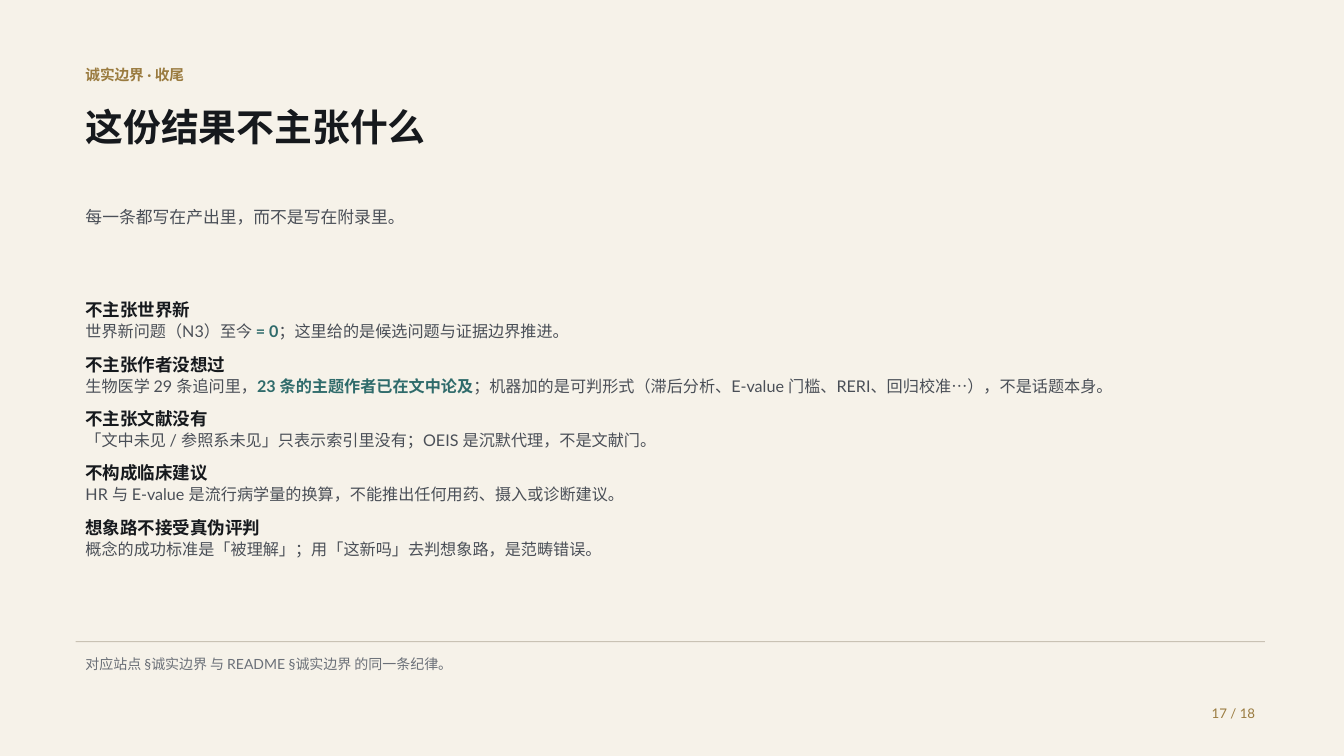
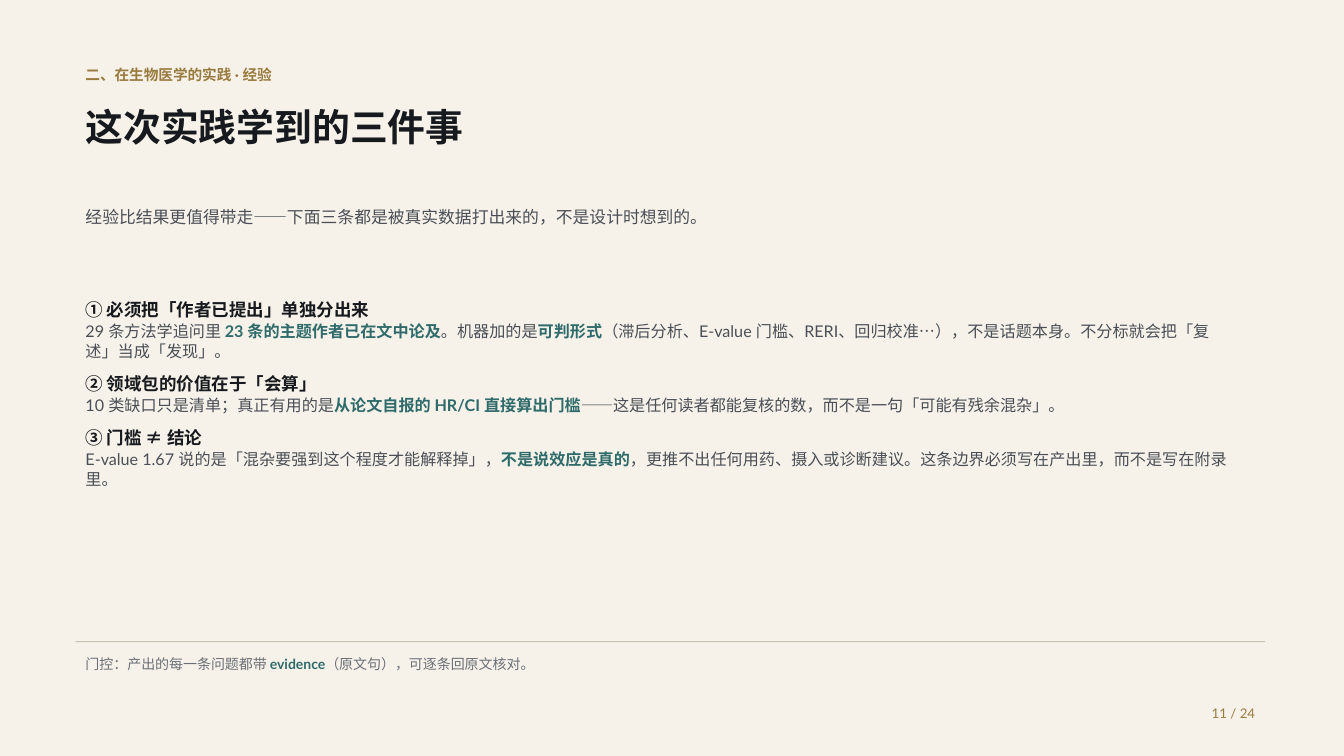
Before and after one commit to shikunpneg/ask-dao, a slide deck: slide 11 of docs/ppt/ask-dao-biomed-deck.pptx (slide 17 before the commit). Drawn at 1344x756 pixels with LibreOffice and Linux fonts; fonts in the diff are those of the drawing. Boxes give left, top, right and bottom in pixels: in the first picture for what was removed or moved away, otherwise in the second. Text is boxed around its words. In the diff, an @@ line names an element or a change of style, - is before the commit and + after.

Commit message:
PPT 按真实口径重做：真问句 + 新知识 + dao-v0.3 是提问微调模型（24 页）
用户指出三处我理解错了，已全部改到页面上：
1. 「真实的问题」要问句原文 —— 新增一页「机器提出的问题，长什么样」，
   三条方法学追问的 statement 直接从 out/biomed_demo/problems_paper.json 读，
   一字不改（spec 里不手写问句，防止复述走样）。
2. 「dao 模型在生物医学的实践」= dao-v 0.3 这个专门用来提问的微调模型，
   不是系统那一代。§3 重写为：RFT 后训练模型 + ModelScope studio 真实界面
   + 它现场生成的三个问句（原句）+ Holdout 0.7113 vs 0.6888（头对 3:2:7）
   + 两条能力边界（只做生物医学 / 只提问不判定）。
   原先「系统那一代」的内容（544 条 / 23 领域、15 进制裁决、想象路五步）
   移入 §4 扩展的实践。
3. 用用户给的三张真实图：studio 界面（§3）、系统架构图（§1）、道 logo（封面）。

封面按用户改写的文案重写（并修正「两种种」→「两种」）：
已有的 AI4S 生态擅长解决问题，但「问题从哪来」长期空缺。

新增 tools/deck_figs.py 里的白话版 E-value 图：不再画「HR vs E-value」两组条
让人自己对照，而是直接回答「要推翻这条结论，隐藏因素得多强」，
并把三条结论的强弱差别画出来（1.67 站得住 / 2.34 最稳 / 1.16 几乎站不住）。

正式交付文件改回规范名 docs/ppt/ask-dao-biomed-deck.{pptx,pdf}
（之前的 ask-dao-report.* 是 PowerPoint 占用时的临时名，已停止跟踪）。

```diff
--- a/docs/ppt/ask-dao-biomed-deck.pptx
+++ b/docs/ppt/ask-dao-biomed-deck.pptx
@@ text at <box>85,67,272,82</box>: text changed @@
-诚实边界 · 收尾
+二、在生物医学的实践 · 经验
@@ text at <box>85,108,463,145</box>: text changed @@
-这份结果不主张什么
+这次实践学到的三件事
@@ text at <box>85,209,707,225</box>: text changed @@
-每一条都写在产出里，而不是写在附录里。
+经验比结果更值得带走——下面三条都是被真实数据打出来的，不是设计时想到的。
@@ text at <box>85,301,1226,486</box>: text changed @@
-不主张世界新
-世界新问题（N3）至今 = 0；这里给的是候选问题与证据边界推进。
-不主张作者没想过
-生物医学 29 条追问里，23 条的主题作者已在文中论及；机器加的是可判形式（滞后分析、E-value 门槛、RERI、回归校准…），不是话题本身。
-不主张文献没有
-「文中未见 / 参照系未见」只表示索引里没有；OEIS 是沉默代理，不是文献门。
-不构成临床建议
-HR 与 E-value 是流行病学量的换算，不能推出任何用药、摄入或诊断建议。
-想象路不接受真伪评判
-概念的成功标准是「被理解」；用「这新吗」去判想象路，是范畴错误。
+① 必须把「作者已提出」单独分出来
+29 条方法学追问里 23 条的主题作者已在文中论及。机器加的是可判形式（滞后分析、E-value 门槛、RERI、回归校准…），不是话题本身。不分标就会把「复述」当成「发现」。
+② 领域包的价值在于「会算」
+10 类缺口只是清单；真正有用的是从论文自报的 HR/CI 直接算出门槛——这是任何读者都能复核的数，而不是一句「可能有残余混杂」。
+③ 门槛 ≠ 结论
+E-value 1.67 说的是「混杂要强到这个程度才能解释掉」，不是说效应是真的，更推不出任何用药、摄入或诊断建议。这条边界必须写在产出里，而不是写在附录里。
@@ text at <box>85,657,535,670</box>: text changed @@
-对应站点 §诚实边界 与 README §诚实边界 的同一条纪律。
+门控：产出的每一条问题都带 evidence（原文句），可逐条回原文核对。
@@ text at <box>1212,708,1255,718</box>: text changed @@
-17 / 18
+11 / 24
```
Also in this commit, not shown: 13 other slides changed, 10 slides added, 4 slides removed, 37 other files.
